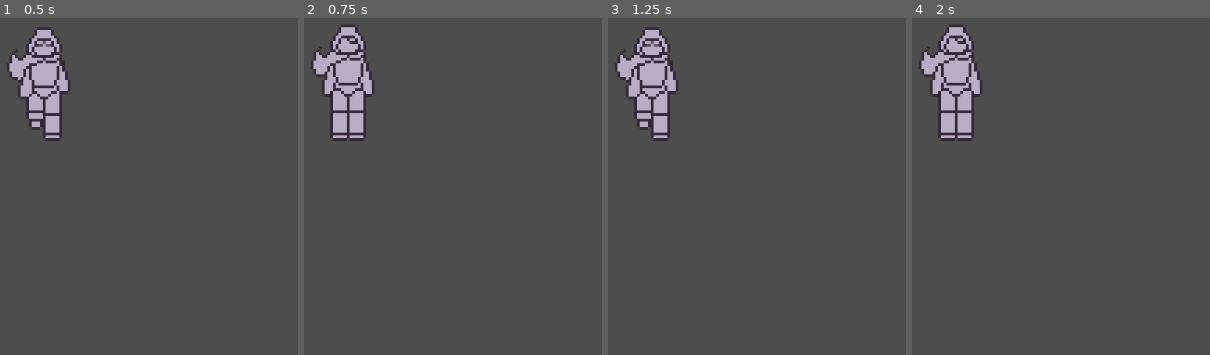
Above: before the commit, frames 1-4 (left to right).
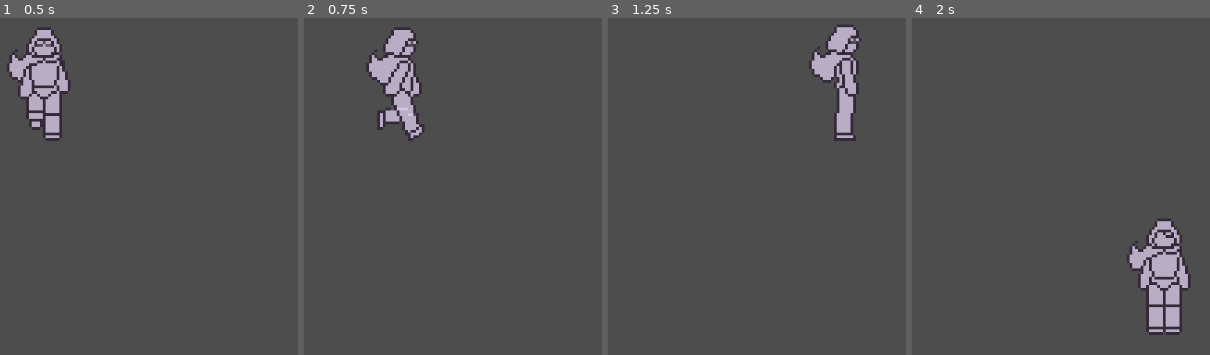
Above: after the commit, the same moments.

Repository: LubimPiskoty/GameJamPlus_2025
Game: Godot game, scene res://game.tscn
The game is run twice, just before and just after one commit, with the same random seed, the same clock (stepped at 60 frames per second) and the same inputs.
Inputs:
- Up to frame 1 (0.5 s): no input
- Up to frame 2 (0.75 s): hold D (right) from 0.53 s (still down)
- Up to frame 3 (1.25 s): keep holding D (right)
- Up to frame 4 (2 s): release D (right) at 1.28 s; hold S (down) from 1.28 s (still down)

Frame 1 is identical in both runs. In frame 2, 8.1% of the frame differs, in the area x 2-41%, y 2-37%; in frame 3, 7.3%; in frame 4, 9.1%, in the area x 2-94%, y 2-95%.
Error before the commit: Invalid call. Nonexistent function 'lenght' in base 'Vector2'. (res://player.gd:11)

Commit message:
Movement + animacie

Diff:
--- a/Player.tscn
+++ b/Player.tscn
@@ -215,10 +215,8 @@
 [node name="AnimatedSprite2D" type="AnimatedSprite2D" parent="."]
 position = Vector2(30, -7)
 sprite_frames = SubResource("SpriteFrames_xhfnw")
-animation = &"Idle_down"
+animation = &"Walk_up"
 autoplay = "Idle_down"
-frame = 3
-frame_progress = 0.756782
 
 [node name="CollisionShape2D" type="CollisionShape2D" parent="."]
 position = Vector2(30, 4)
--- a/player.gd
+++ b/player.gd
@@ -4,11 +4,11 @@
 var last_direction := Vector2(1,0)
 
 func _physics_process(delta):
-	var direction = Input.get_vector("Move_left", "Move_right", "Move_up", "Move_down")
+	var direction = Input.get_vector("left", "right", "up", "down")
 	velocity = direction * max_speed
 	move_and_slide()
 
-	if direction.lenght() > 0:
+	if direction.length() > 0:
 		last_direction = direction
 		play_walk_animation(direction)
 
--- a/project.godot
+++ b/project.godot
@@ -34,7 +34,7 @@
 , Object(InputEventKey,"resource_local_to_scene":false,"resource_name":"","device":-1,"window_id":0,"alt_pressed":false …(186 unchanged characters)…
 ]
 }
-top={
+up={
 "deadzone": 0.2,
 "events": [Object(InputEventKey,"resource_local_to_scene":false,"resource_name":"","device":-1,"window_id":0,"alt_press …(192 unchanged characters)…
 , Object(InputEventKey,"resource_local_to_scene":false,"resource_name":"","device":-1,"window_id":0,"alt_pressed":false …(186 unchanged characters)…
@@ -43,6 +43,7 @@
 down={
 "deadzone": 0.2,
 "events": [Object(InputEventKey,"resource_local_to_scene":false,"resource_name":"","device":-1,"window_id":0,"alt_press …(192 unchanged characters)…
+, Object(InputEventKey,"resource_local_to_scene":false,"resource_name":"","device":-1,"window_id":0,"alt_pressed":false,"shift_pressed":false,"ctrl_pressed":false,"meta_pressed":false,"pressed":false,"keycode":0,"physical_keycode":4194322,"key_label":0,"unicode":0,"location":0,"echo":false,"script":null)
 ]
 }
 
